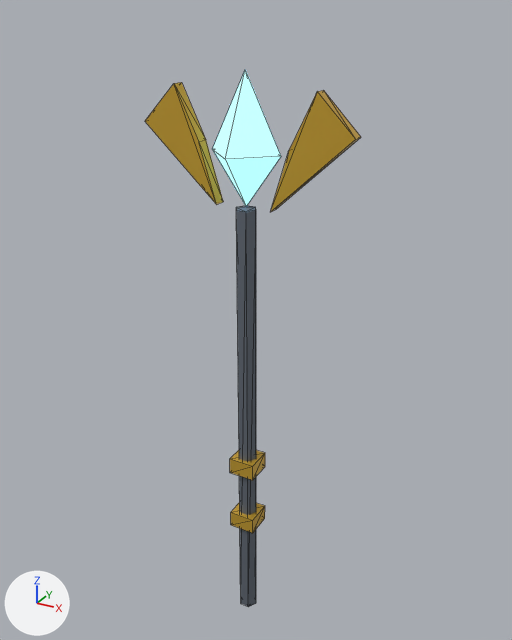
The glTF model assets/models/weapons/stormcaller.glb, before and after one commit.
The view is the same before and after, from a 50 mm camera at (0.9, -1.582, 1.375) aimed at (-0.003, 0.058, 0.555). The lights are fixed; the arrows at lower left show +X, +Y and +Z. The picture after the commit comes second. Mesh edges are drawn as thin lines. Vertices at exactly the same position are counted once.

Objects in the first picture: 'stormcaller'.
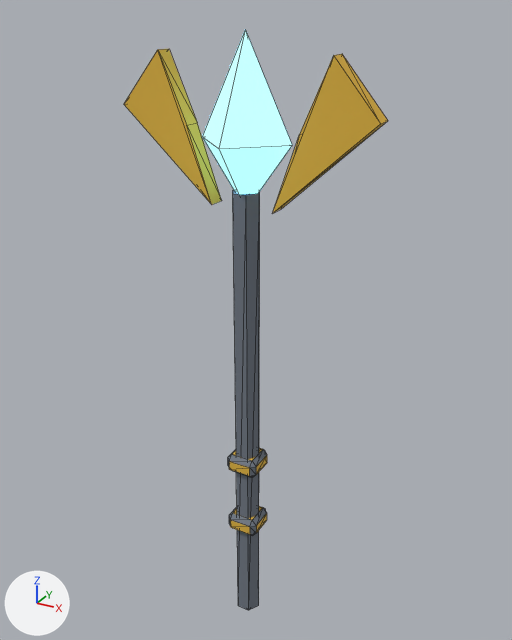
Changed parts and their boxes [x1, y1, x2, y2] in the pictures (512 x 640 px; the box of a moved part takes in the faces that stretch with it):
'stormcaller', reshaped (22% wider, 8% taller)
    before: [145, 70, 361, 607]
    after: [124, 30, 388, 610]
part 1 of me_stormcaller, added
    after: [233, 190, 260, 610]
part 2 of me_stormcaller, moved or reshaped
    before: [270, 90, 361, 212]
    after: [273, 54, 388, 213]
part 3 of me_stormcaller, moved or reshaped
    before: [145, 82, 223, 205]
    after: [124, 49, 222, 205]
part 4 of me_stormcaller, moved or reshaped
    before: [212, 149, 281, 206]
    after: [203, 138, 292, 195]
part 5 of me_stormcaller, moved or reshaped
    before: [213, 70, 281, 159]
    after: [202, 30, 292, 149]
part 6 of me_stormcaller, deleted
    before: [236, 206, 256, 607]
part 7 of me_stormcaller, built on
    before: [230, 450, 265, 533]
    after: [228, 448, 267, 535]
part 8 of me_stormcaller, recoloured
    before: [231, 502, 264, 520]
    after: [233, 506, 263, 520]

What changed in the scene script:
```text
Add mat_pal_matte:
    mat_pal_matte = bpy.data.materials.new('pal_matte')
    mat_pal_matte.use_nodes = True; mat_pal_matte.node_tree.nodes.clear()
    _N = mat_pal_matte.node_tree.nodes; _L = mat_pal_matte.node_tree.links
    n0 = _N.new('ShaderNodeBsdfPrincipled'); n0.name = 'Principled BSDF'
    n0.inputs[2].default_value = 0.85  # 'Roughness'
    n1 = _N.new('ShaderNodeOutputMaterial'); n1.name = 'Material Output'
    n2 = _N.new('ShaderNodeVertexColor'); n2.name = 'Color Attribute'
    _L.new(n0.outputs[0], n1.inputs[0])  # 'BSDF' to 'Surface'
    _L.new(n2.outputs[0], n0.inputs[0])  # 'Color' to 'Base Color'
Change me_stormcaller:
    used by ob_stormcaller; location = (0.0, 0.0, 0.0)
    remove me_stormcaller.from_pydata(...)  # 54 vertices, 80 faces; spans x -0.3..0.3, y -0.1..0.1, z -0.46..1.24
    remove me_stormcaller.materials.append(mat_pal_steel_dark)  # grey #6f7782
    add me_stormcaller.from_pydata(...)  # 86 vertices, 144 faces; spans x -0.36..0.36, y -0.13..0.13, z -0.46..1.33
    me_stormcaller part 1: a new loose piece, a 6-sided cylinder along z spanning x -0.04..0.04, y -0.035..0.035, z -0.46..0.94, in mat_pal_matte
    me_stormcaller part 2: the loose piece of 8 vertices spanning x 0.08..0.3, y -0.02..0.02, z 0.9..1.2 is turned 0.6 degrees about the y axis through its middle and scaled by 1.24, then moved by (0.04, 0.0, 0.04), in mat_pal_matte
    me_stormcaller part 3: the loose piece of 8 vertices spanning x -0.3..-0.08, y -0.02..0.02, z 0.9..1.2 is turned -0.6 degrees about the y axis through its middle and scaled by 1.24, then moved by (-0.04, 0.0, 0.04), in mat_pal_matte
    me_stormcaller part 4: the loose piece of 5 vertices spanning x -0.1..0.1, y -0.1..0.1, z 0.9..1.04 is scaled about its middle by (-1.3, 1.3, 1.29), then moved by (0.0, 0.0, 0.01)
    me_stormcaller part 5: the loose piece of 5 vertices spanning x -0.1..0.1, y -0.1..0.1, z 1.04..1.24 is scaled about its middle by 1.3, then moved by (0.0, 0.0, 0.06)
    me_stormcaller part 6
    12 vertices are removed from x -0.03..0.03, y -0.03..0.03, z -0.46..0.89
    20 faces are deleted
    me_stormcaller part 7
    8 vertices are removed from x -0.04..0.04, y -0.04..0.04, z -0.12..0.12
    20 faces are deleted
    40 vertices are added at x -0.05..0.05, y -0.05..0.05, z -0.14..0.14
    84 new faces join them, mat_pal_matte
    me_stormcaller part 8: 4 faces spanning x -0.04..0.04, y -0.04..0.04, z -0.08..0.08 switch from mat_pal_gold (yellow #e2b53e) to mat_pal_matte
```
